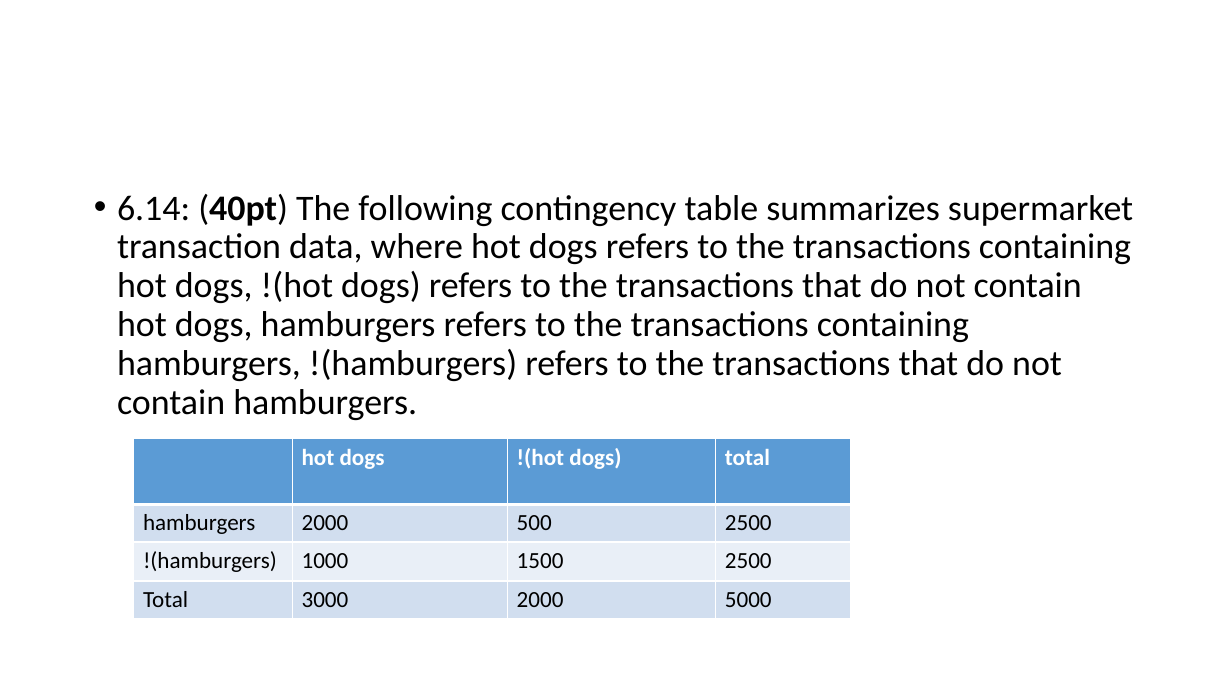
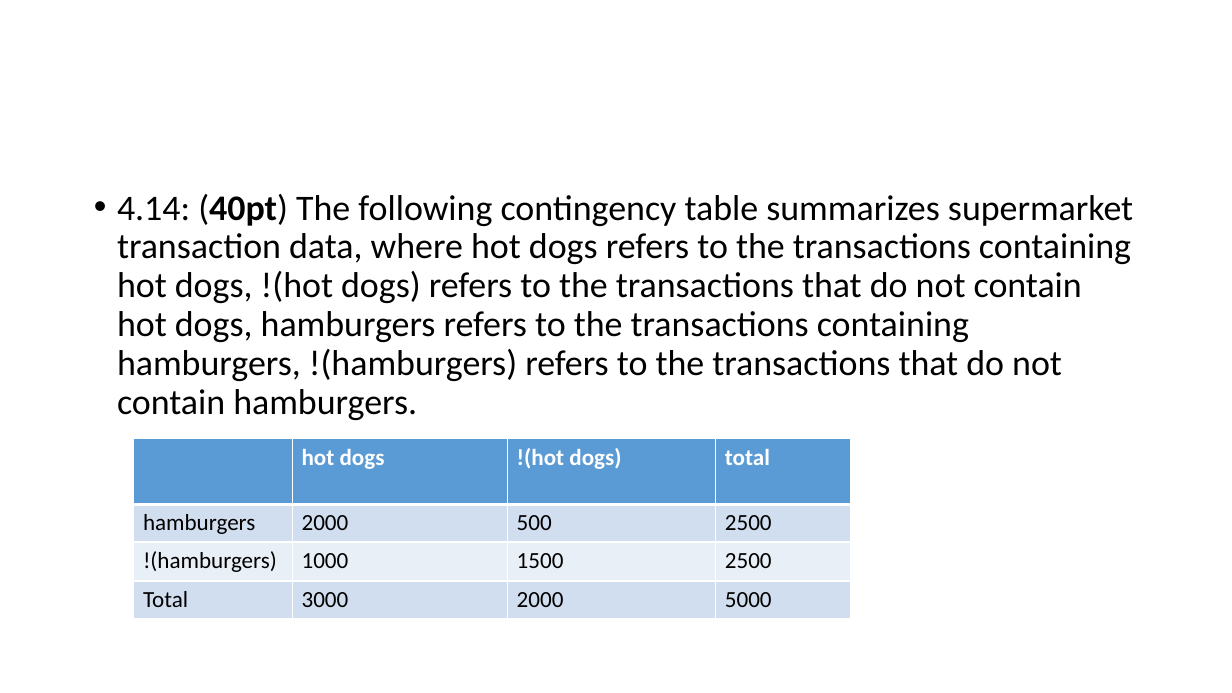
Before and after one commit to chriswjh/chriswjh.github.io, a slide deck: slide 6 of EDM/HW2.pptx. Drawn at 1232x693 pixels with LibreOffice and Linux fonts; fonts in the diff are those of the drawing. Boxes give left, top, right and bottom in pixels: in the first picture for what was removed or moved away, otherwise in the second. Text is boxed around its words. In the diff, an @@ line names an element or a change of style, - is before the commit and + after.

```diff
--- a/EDM/HW2.pptx
+++ b/EDM/HW2.pptx
@@ text at bbox=[117, 194, 1133, 420]: text changed @@
-• 6.14: (40pt) The following contingency table summarizes supermarket transaction data, where hot dogs refers to the transactions containing hot dogs, !(hot dogs) refers to the transactions that do not contain hot dogs, hamburgers refers to the transactions containing hamburgers, !(hamburgers) refers to the transactions that do not contain hamburgers.
+• 4.14: (40pt) The following contingency table summarizes supermarket transaction data, where hot dogs refers to the transactions containing hot dogs, !(hot dogs) refers to the transactions that do not contain hot dogs, hamburgers refers to the transactions containing hamburgers, !(hamburgers) refers to the transactions that do not contain hamburgers.
```
Also in this commit, not shown: 6 other slides changed, 2 slides added, 1 slide removed, 4 other files.
